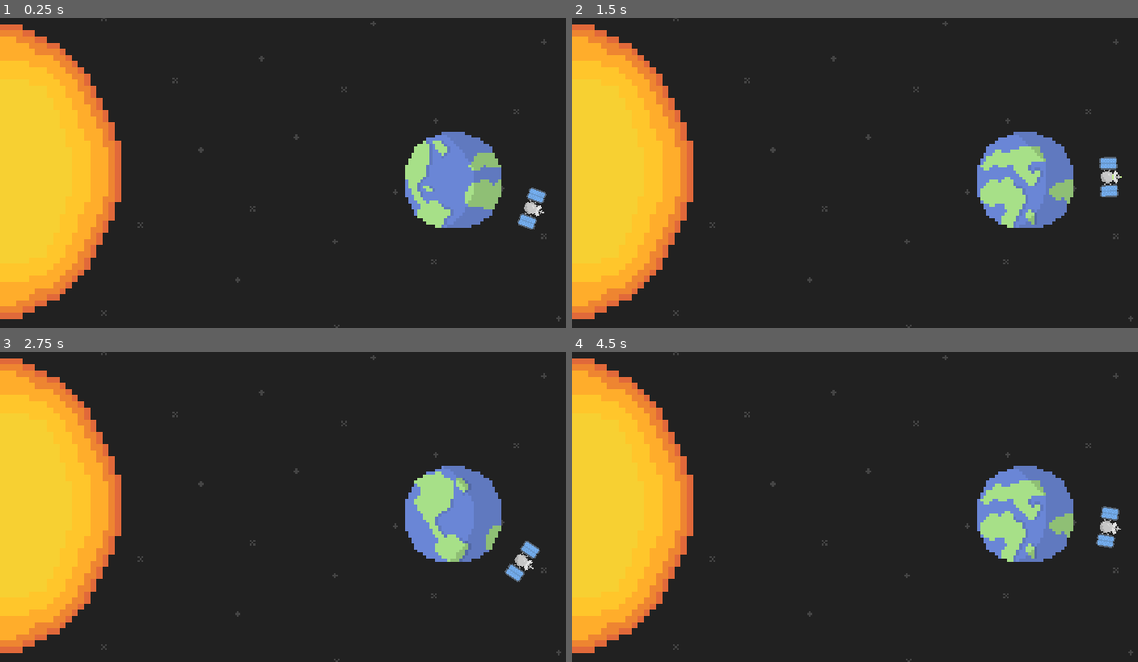
Above: before the commit, frames 1-4 (two rows, left to right).
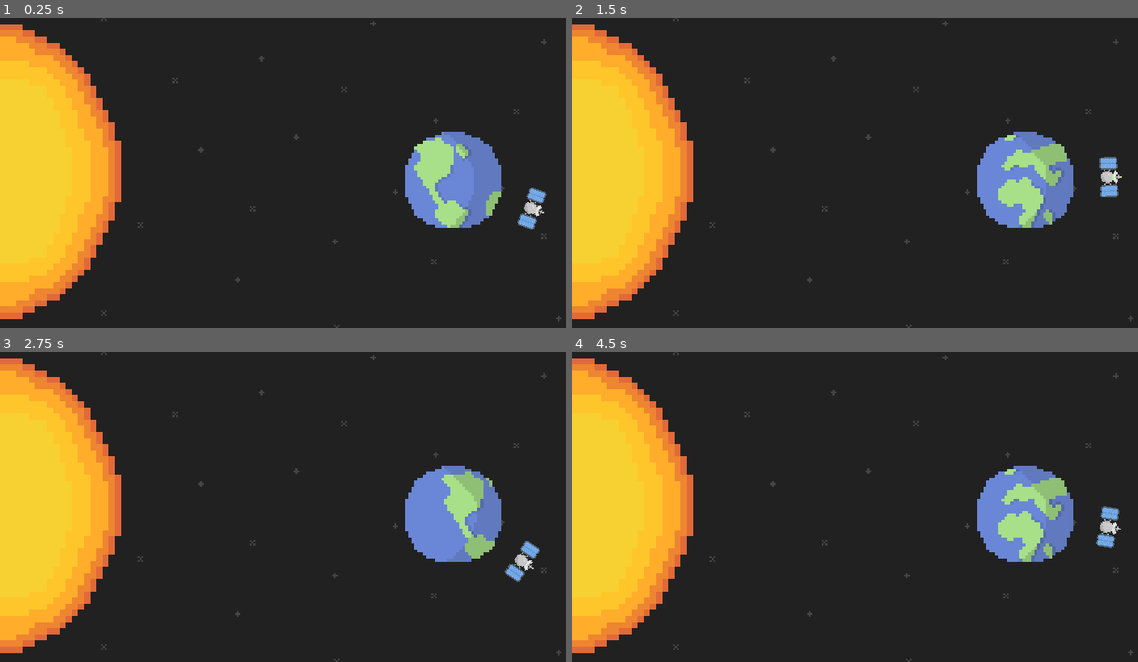
Above: after the commit, the same moments.

Repository: Liamx220/MiniJam76
Game: Godot game, scene res://Main.tscn
Same seed, same stepped clock (60 frames per second), same inputs: the game is played once before the commit and once after it.
Inputs (mouse positions are in pixels of both pictures, inside the frame that each line leads up to):
- Up to frame 1 (0.25 s): no input
- Up to frame 2 (1.5 s): move the mouse to (979, 157) at 0.52 s; tap Enter at 1.25 s; move the mouse to (741, 188) at 1.27 s
- Up to frame 3 (2.75 s): move the mouse to (339, 438) at 2.02 s
- Up to frame 4 (4.5 s): move the mouse to (826, 569) at 2.77 s; move the mouse to (1024, 553) at 3.52 s; tap Space at 4.25 s; move the mouse to (685, 460) at 4.27 s

The runs differ from the first frame. In frame 1, 2.1% of the frame differs, in the area x 71-89%, y 38-68%; in frame 2, 2.1%; in frame 3, 2.2%, in the area x 73-89%, y 38-68%; in frame 4, 2.1%.

Commit message:
Update Main.tscn

Diff:
--- a/MiniJam76/MiniJam76/Main.tscn
+++ b/MiniJam76/MiniJam76/Main.tscn
@@ -86,6 +86,7 @@
 position = Vector2( 0.240372, -0.240379 )
 scale = Vector2( 0.5, 0.5 )
 frames = SubResource( 10 )
+frame = 8
 playing = true
 
 [node name="CollisionShape2D" type="CollisionShape2D" parent="earth"]
